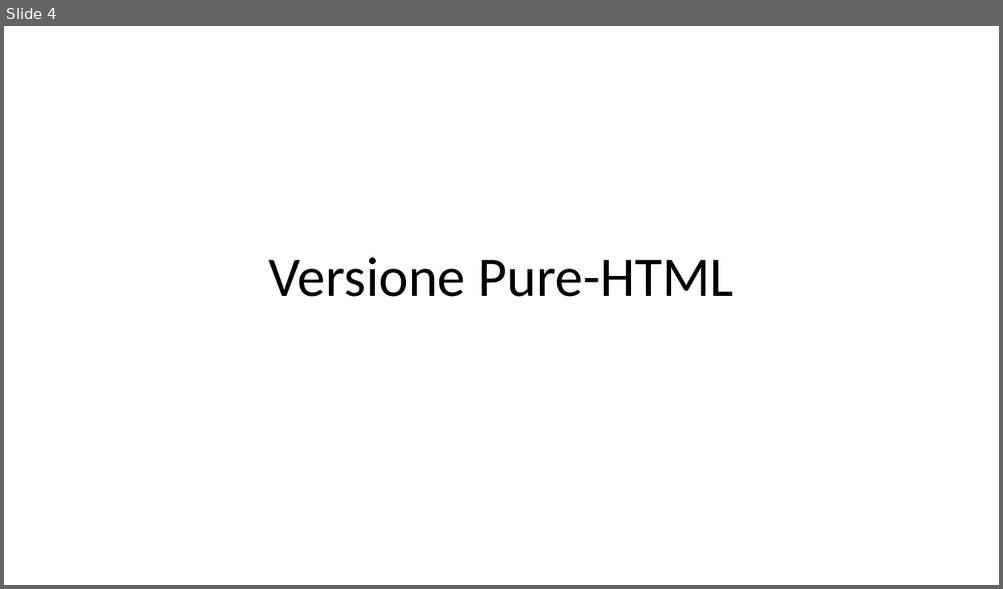
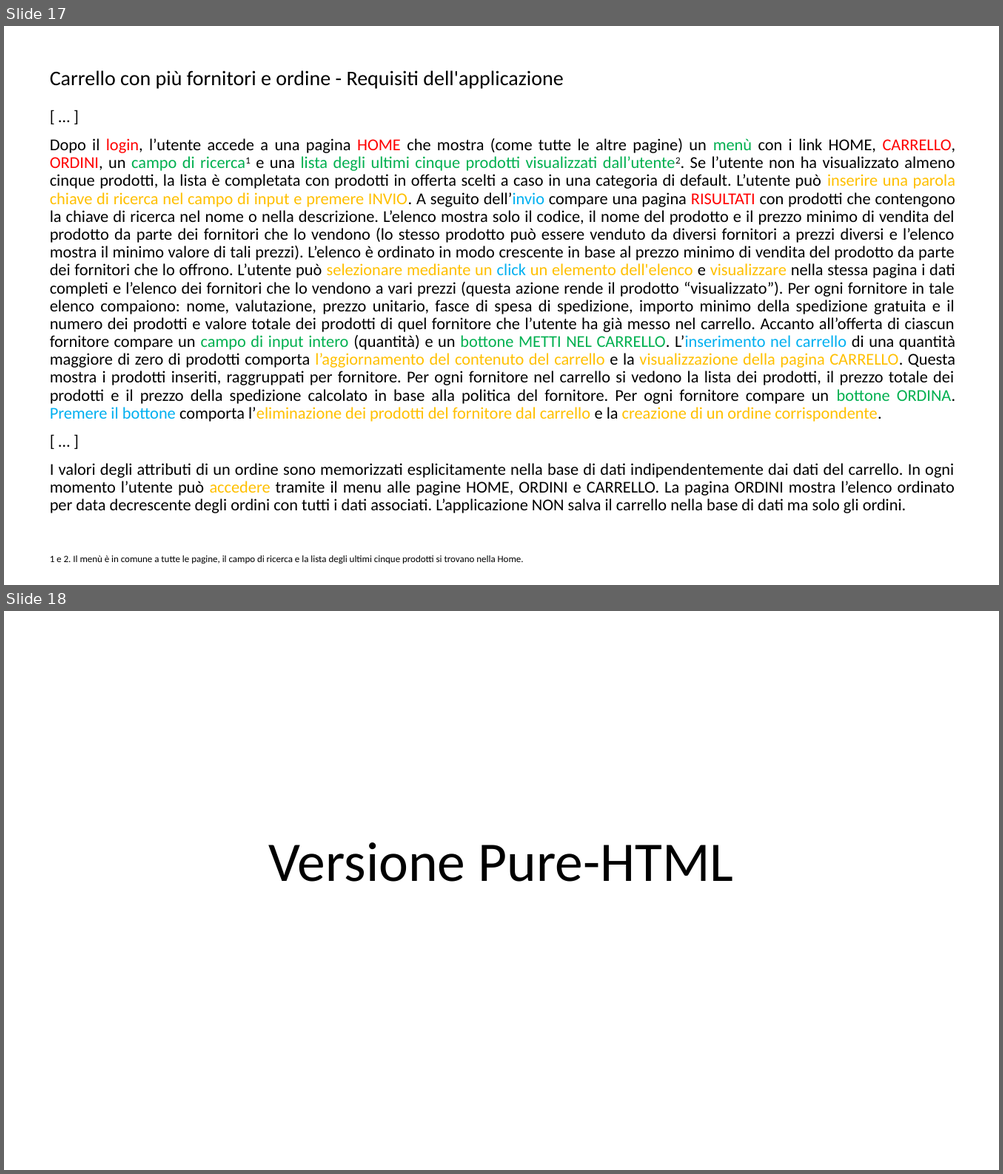
Before and after one commit to peetceenatoo/primo-sito-web, a slide deck: Progetto TIW 2023.pptx. Shown one above the other, each under a label of ours: slide 4 before the commit, slides 17 and 18 after it. The pictures are 1003x589 and 1003x1174 pixels, drawn with LibreOffice and Linux fonts; fonts in the diff are those of the drawing. Boxes give left, top, right and bottom in pixels: in the first picture for what was removed or moved away, otherwise in the second. Text is boxed around its words. In the diff, an @@ line names an element or a change of style, - is before the commit and + after.

```diff
--- a/Progetto TIW 2023.pptx
+++ b/Progetto TIW 2023.pptx
@@ slide 17 added at box(4, 26, 999, 585), background #FFFFFF @@
@@ title added at box(50, 70, 563, 89), 20 pt, text #000000 @@
+Carrello con più fornitori e ordine - Requisiti dell'applicazione
@@ text added at box(50, 138, 956, 565), 16 pt, text #000000 @@
+[ … ]
+Dopo il login, l’utente accede a una pagina HOME che mostra (come tutte le altre pagine) un menù con i link HOME, CARRELLO, ORDINI, un campo di ricerca1 e una lista degli ultimi cinque prodotti visualizzati dall’utente2. Se l’utente non ha visualizzato almeno cinque prodotti, la lista è completata con prodotti in offerta scelti a caso in una categoria di default. L’utente può inserire una parola chiave di ricerca nel campo di input e premere INVIO. A seguito dell’invio compare una pagina RISULTATI con prodotti che contengono la chiave di ricerca nel nome o nella descrizione. L’elenco mostra solo il codice, il nome del prodotto e il prezzo minimo di vendita del prodotto da parte dei fornitori che lo vendono (lo stesso prodotto può essere venduto da diversi fornitori a prezzi diversi e l’elenco mostra il minimo valore di tali prezzi). L’elenco è ordinato in modo crescente in base al prezzo minimo di vendita del prodotto da parte dei fornitori che lo offrono. L’utente può selezionare mediante un click un elemento dell'elenco e visualizzare nella stessa pagina i dati completi e l’elenco dei fornitori che lo vendono a vari prezzi (questa azione rende il prodotto “visualizzato”). Per ogni fornitore in tale elenco compaiono: nome, valutazione, prezzo unitario, fasce di spesa di spedizione, importo minimo della spedizione gratuita e il numero dei prodotti e valore totale dei prodotti di quel fornitore che l’utente ha già messo nel carrello. Accanto all’offerta di ciascun fornitore compare un campo di input intero (quantità) e un bottone METTI NEL CARRELLO. L’inserimento nel carrello di una quantità maggiore di zero di prodotti comporta l’aggiornamento del contenuto del carrello e la visualizzazione della pagina CARRELLO. Questa mostra i prodotti inseriti, raggruppati per fornitore. Per ogni fornitore nel carrello si vedono la lista dei prodotti, il prezzo totale dei prodotti e il prezzo della spedizione calcolato in base alla politica del fornitore. Per ogni fornitore compare un bottone ORDINA. Premere il bottone comporta l’eliminazione dei prodotti del fornitore dal carrello e la creazione di un ordine corrispondente.
+[ … ]
+I valori degli attributi di un ordine sono memorizzati esplicitamente nella base di dati indipendentemente dai dati del carrello. In ogni momento l’utente può accedere tramite il menu alle pagine HOME, ORDINI e CARRELLO. La pagina ORDINI mostra l’elenco ordinato per data decrescente degli ordini con tutti i dati associati. L’applicazione NON salva il carrello nella base di dati ma solo gli ordini.
+1 e 2. Il menù è in comune a tutte le pagine, il campo di ricerca e la lista degli ultimi cinque prodotti si trovano nella Home.
@@ what was slide 4 is now slide 18 @@
```
Also in this commit, not shown: 1 slide changed, 33 other slides added.
